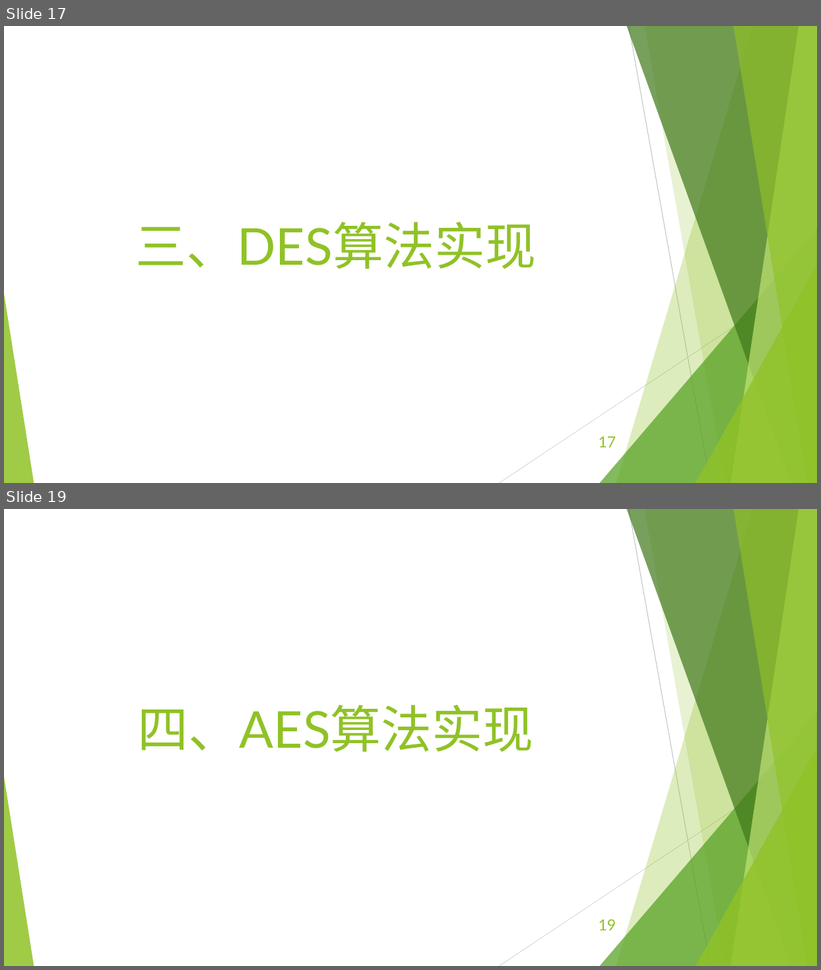
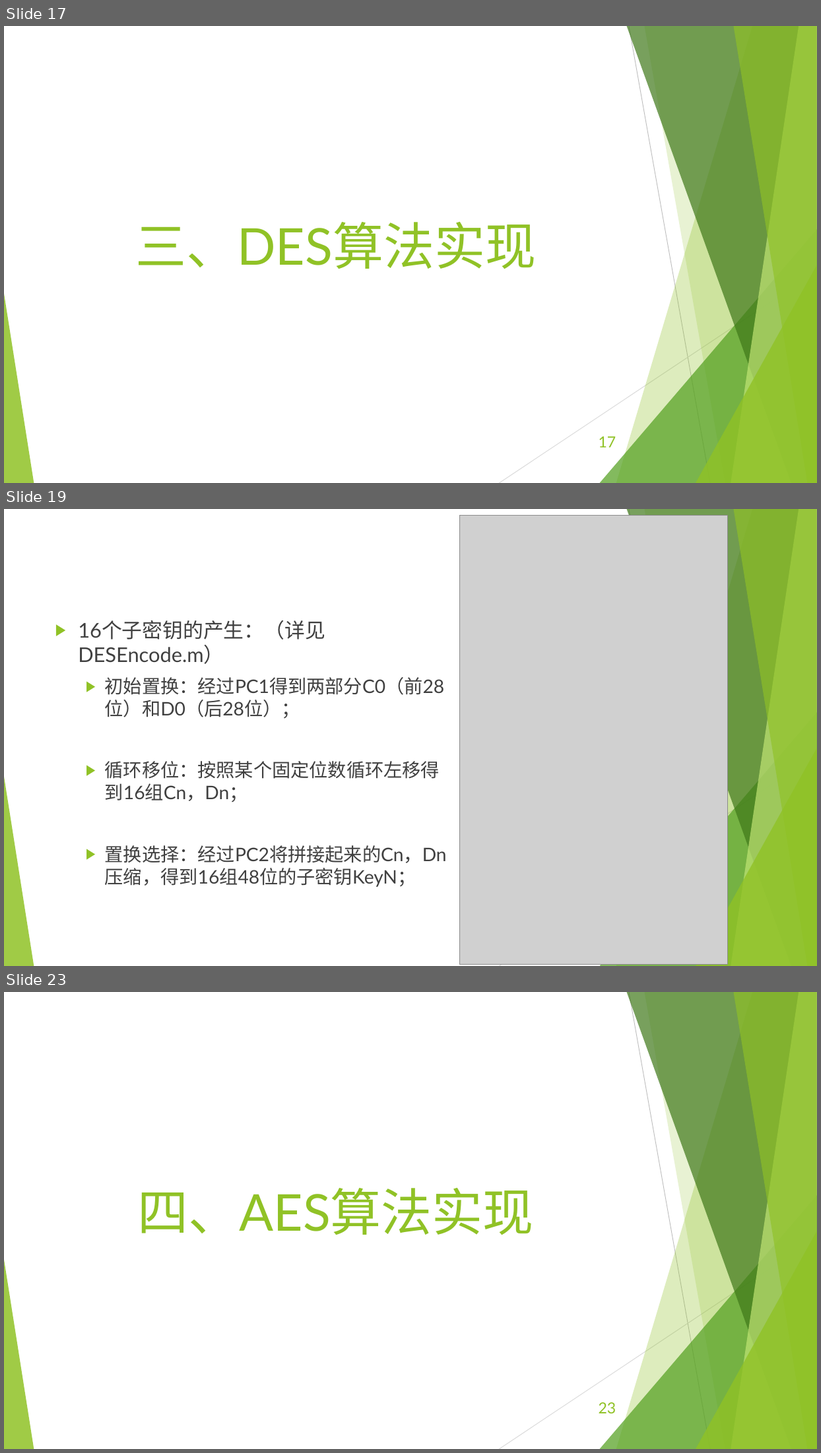
Before and after one commit to EECodingPresentation/project2, a slide deck: 展示报告.pptx. Shown one above the other, each under a label of ours: slides 17 and 19 before the commit, slides 17, 19 and 23 after it; the slides between them are not shown. The pictures are 821x970 and 821x1453 pixels, drawn with LibreOffice and Linux fonts; fonts in the diff are those of the drawing; grey boxes stand for pictures. Boxes give left, top, right and bottom in pixels: in the first picture for what was removed or moved away, otherwise in the second. Text is boxed around its words. In the diff, an @@ line names an element or a change of style, - is before the commit and + after.

Commit message:
更新了DES部分PPT

```diff
--- a/展示报告.pptx
+++ b/展示报告.pptx
@@ slide 19 added at <box>4,509,817,966</box>, background #FFFFFF; not listed: 10 template elements that a slide beside it also shows @@
@@ picture added at <box>459,515,728,965</box> @@
@@ text added at <box>78,621,447,887</box>, 22 pt, text #404040 @@
+▶ 16个子密钥的产生：（详见DESEncode.m）
+  ▶ 初始置换：经过PC1得到两部分C0（前28位）和D0（后28位）；
+  ▶ 循环移位：按照某个固定位数循环左移得到16组Cn，Dn；
+  ▶ 置换选择：经过PC2将拼接起来的Cn，Dn压缩，得到16组48位的子密钥KeyN；
@@ what was slide 19 is now slide 23 @@
@@ page number at <box>599,1403,616,1414</box>: text changed @@
-19
+23
```
Also in this commit, not shown: 4 other slides added, 1 slide removed.
